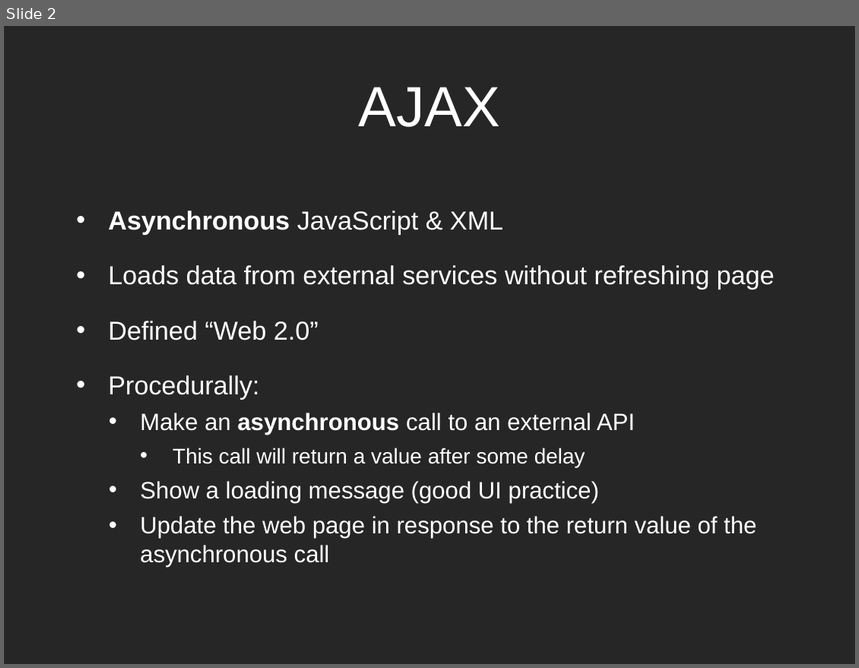
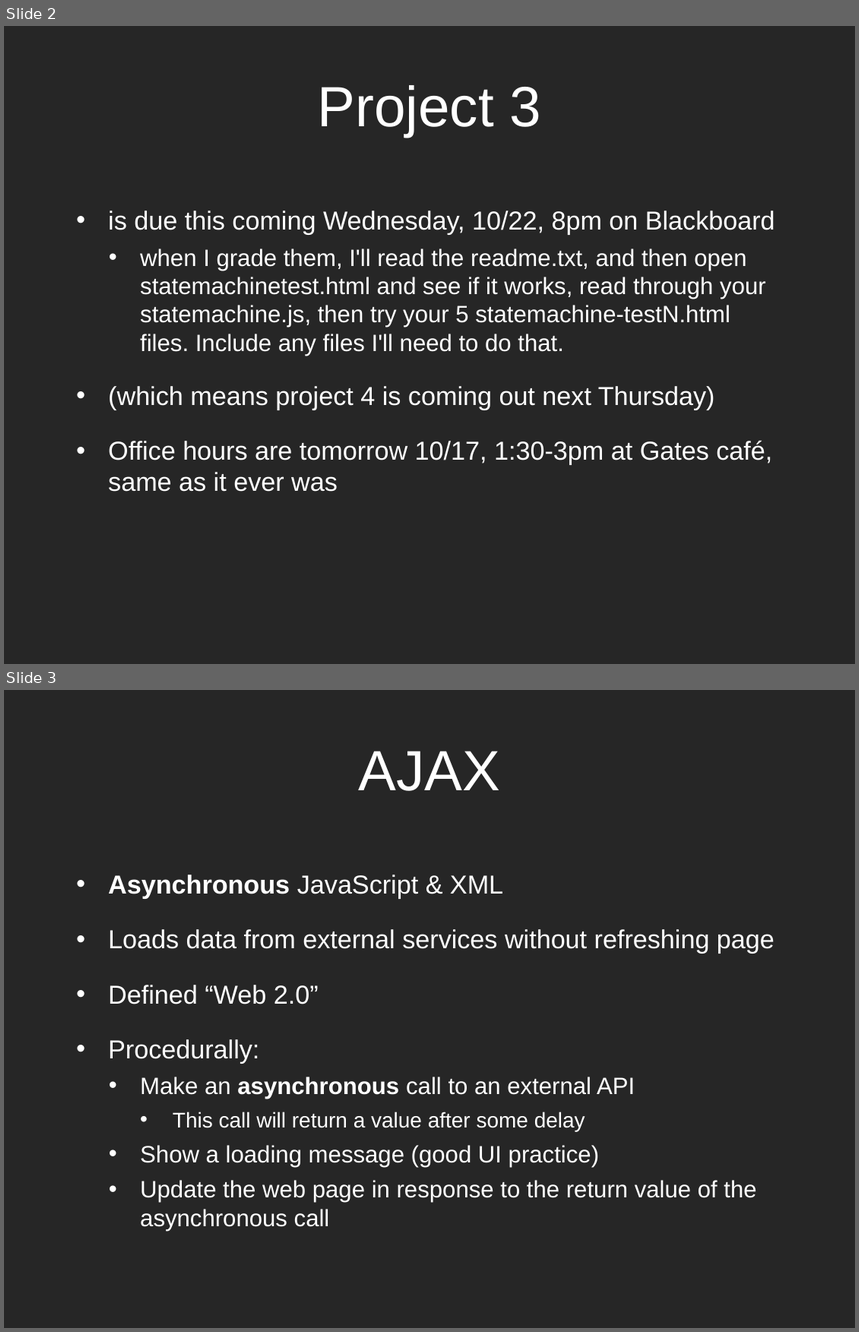
Before and after one commit to dantasse/ssuiweb2014, a slide deck: week08/week08.pptx. Shown one above the other, each under a label of ours: slide 2 before the commit, slides 2 and 3 after it. The pictures are 859x668 and 859x1332 pixels, drawn with LibreOffice and Linux fonts; fonts in the diff are those of the drawing. Boxes give left, top, right and bottom in pixels: in the first picture for what was removed or moved away, otherwise in the second. Text is boxed around its words. In the diff, an @@ line names an element or a change of style, - is before the commit and + after.

```diff
--- a/week08/week08.pptx
+++ b/week08/week08.pptx
@@ slide 2 added at box(4, 26, 855, 664), background #262626 @@
@@ title added at box(318, 85, 541, 137), 48 pt, text #FFFFFF @@
+Project 3
@@ text added at box(108, 211, 775, 492), 20 pt, text #FFFFFF @@
+• is due this coming Wednesday, 10/22, 8pm on Blackboard
+  • when I grade them, I'll read the readme.txt, and then open statemachinetest.html and see if it works, read through your statemachine.js, then try your 5 statemachine-testN.html files. Include any files I'll need to do that.
+• (which means project 4 is coming out next Thursday)
+• Office hours are tomorrow 10/17, 1:30-3pm at Gates café, same as it ever was
@@ what was slide 2 is now slide 3 @@
```
Also in this commit, not shown: 2 slides changed, 1 other slide added, 32 slides removed, 2 other files.
